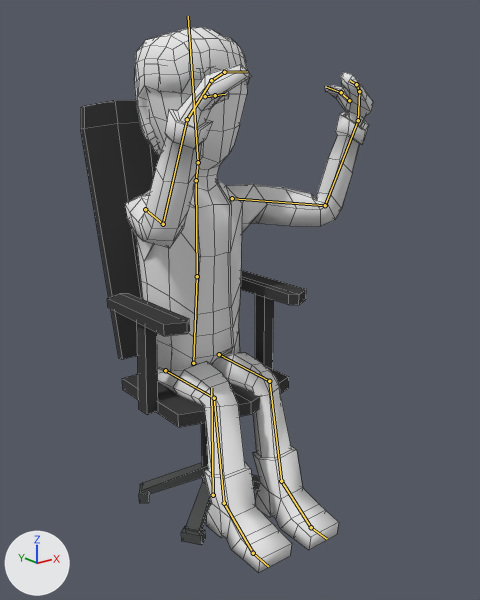
Renders of the Blender file Assets/Graphics/Stanley2.blend from each side of a commit.
Camera for both pictures: a camera (50 mm lens) standing at (-4.27, -5.77, 4.88) and looking at (0.23, -0.15, 2.63). Every picture has the same lights, and +X, +Y and +Z are marked at lower left. Both versions are drawn at frame 4 of the action 'Victory02'; the numbers are the values there. The bones that bend it are drawn over the model as lines. Mesh edges are drawn as thin lines.

Names of what the first picture shows: 'Character'.
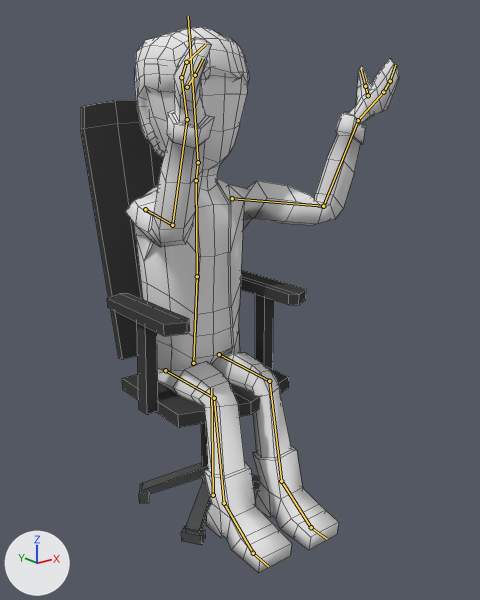
The edits, one by one:
Bone 'Lower Arm.L' (bone_lower_arm_l) turns from (0, 0, 0) to (-9, 34, -31) degrees about its own x, y and z.
Bone 'Hand.L' (bone_hand_l) turns from (-38, -16, -9) to (-22, -26, 36) degrees about its own x, y and z.
Bone 'Lower Arm.R' (bone_lower_arm_r) turns from (0, 0, 0) to (-9, -34, 31) degrees about its own x, y and z.
Bone 'Hand.R' (bone_hand_r) turns from (-22, -2, 13) to (-3, 4, -28) degrees about its own x, y and z.
Bone 'elbow.L' (bone_elbow_l) moves from (-0.38, 1.06, 1.13) to (-1.83, 0.83, 0.85).
Bone 'elbow.R' (bone_elbow_r) moves from (1.23, 0.84, -2.45) to (3.8, 0.14, -2.31).

Changed parts and their boxes [x1, y1, x2, y2] in the pictures (480 x 600 px):
'Character', posed (9% wider)
    before: [81, 27, 373, 573]
    after: [81, 27, 399, 573]
bone 'Lower Arm.L', root to tip
    before: (325, 205) to (358, 120)
    after: (323, 206) to (358, 120)
bone 'Hand.L', root to tip
    before: (358, 120) to (359, 91)
    after: (358, 120) to (383, 92)
bone 'Lower Arm.R', root to tip
    before: (163, 224) to (187, 119)
    after: (172, 225) to (187, 119)
bone 'Hand.R', root to tip
    before: (187, 119) to (211, 80)
    after: (187, 119) to (181, 77)
